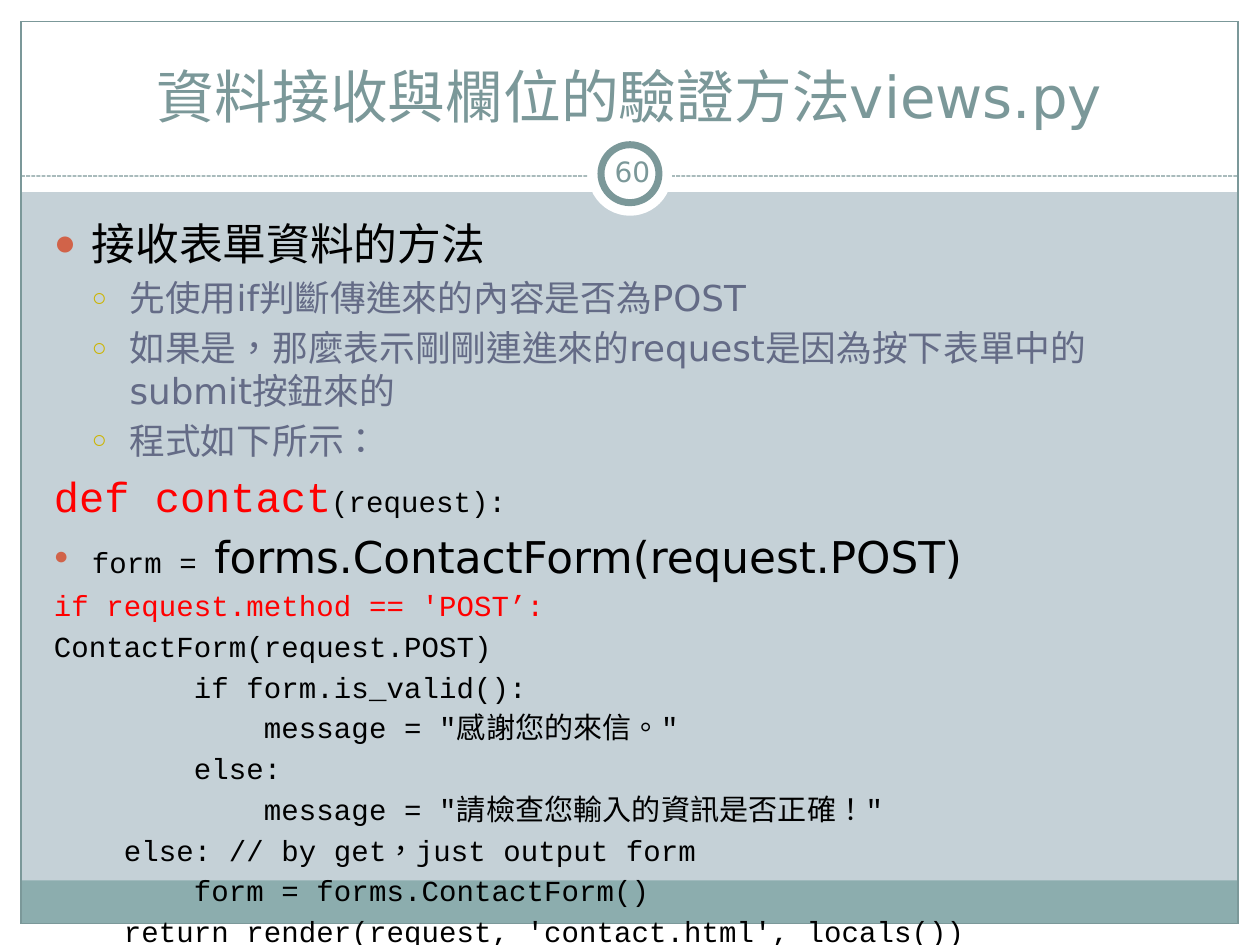
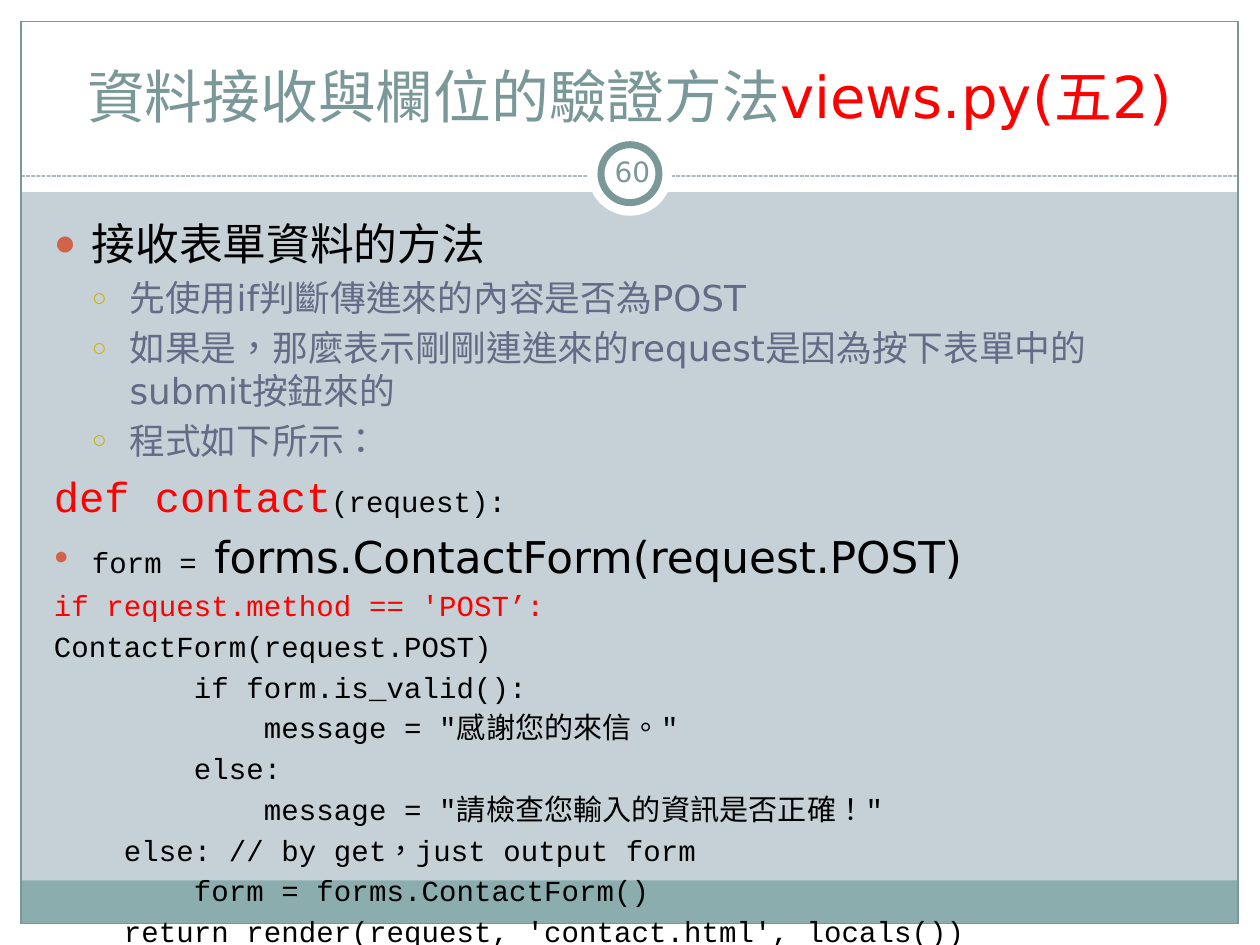
Before and after one commit to jacktea88/406django, a slide deck: slide 60 of ch08/Django4-ch08.pptx. Drawn at 1260x945 pixels with LibreOffice and Linux fonts; fonts in the diff are those of the drawing. Boxes give left, top, right and bottom in pixels: in the first picture for what was removed or moved away, otherwise in the second. Text is boxed around its words. In the diff, an @@ line names an element or a change of style, - is before the commit and + after.

```diff
--- a/ch08/Django4-ch08.pptx
+++ b/ch08/Django4-ch08.pptx
@@ title at (87,69,1172,130): text changed @@
-資料接收與欄位的驗證方法views.py
+資料接收與欄位的驗證方法views.py(五2)
```
Also in this commit, not shown: 39 other slides changed, 1 slide added, 1 slide removed, 14 other files.
